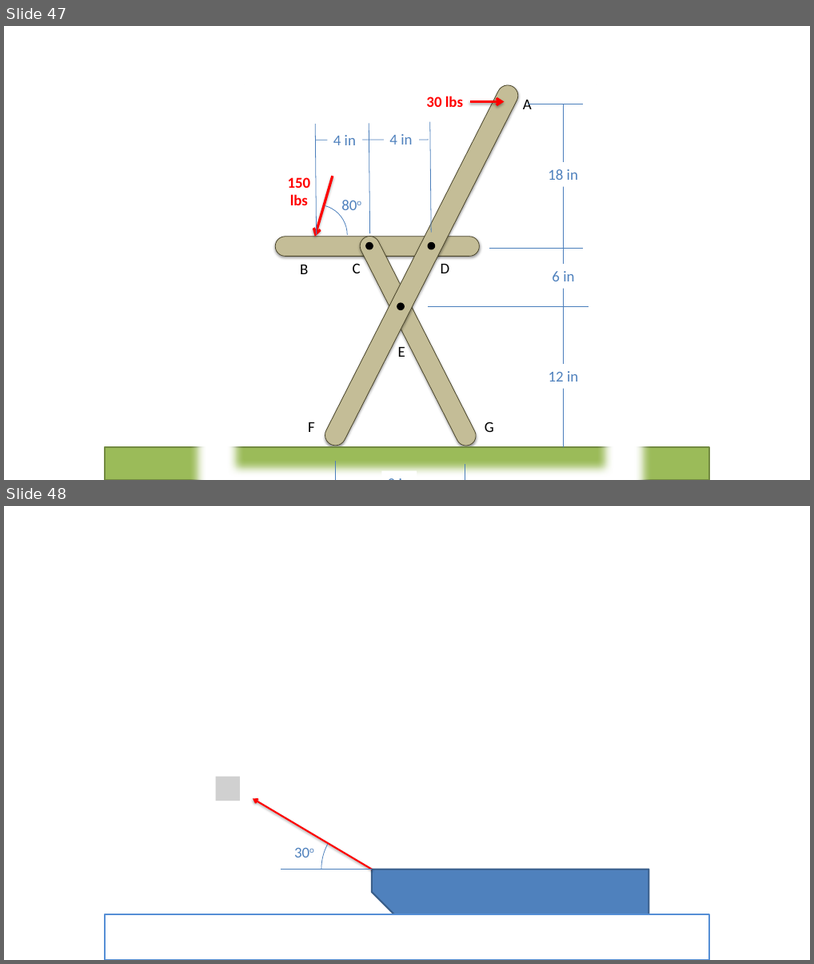
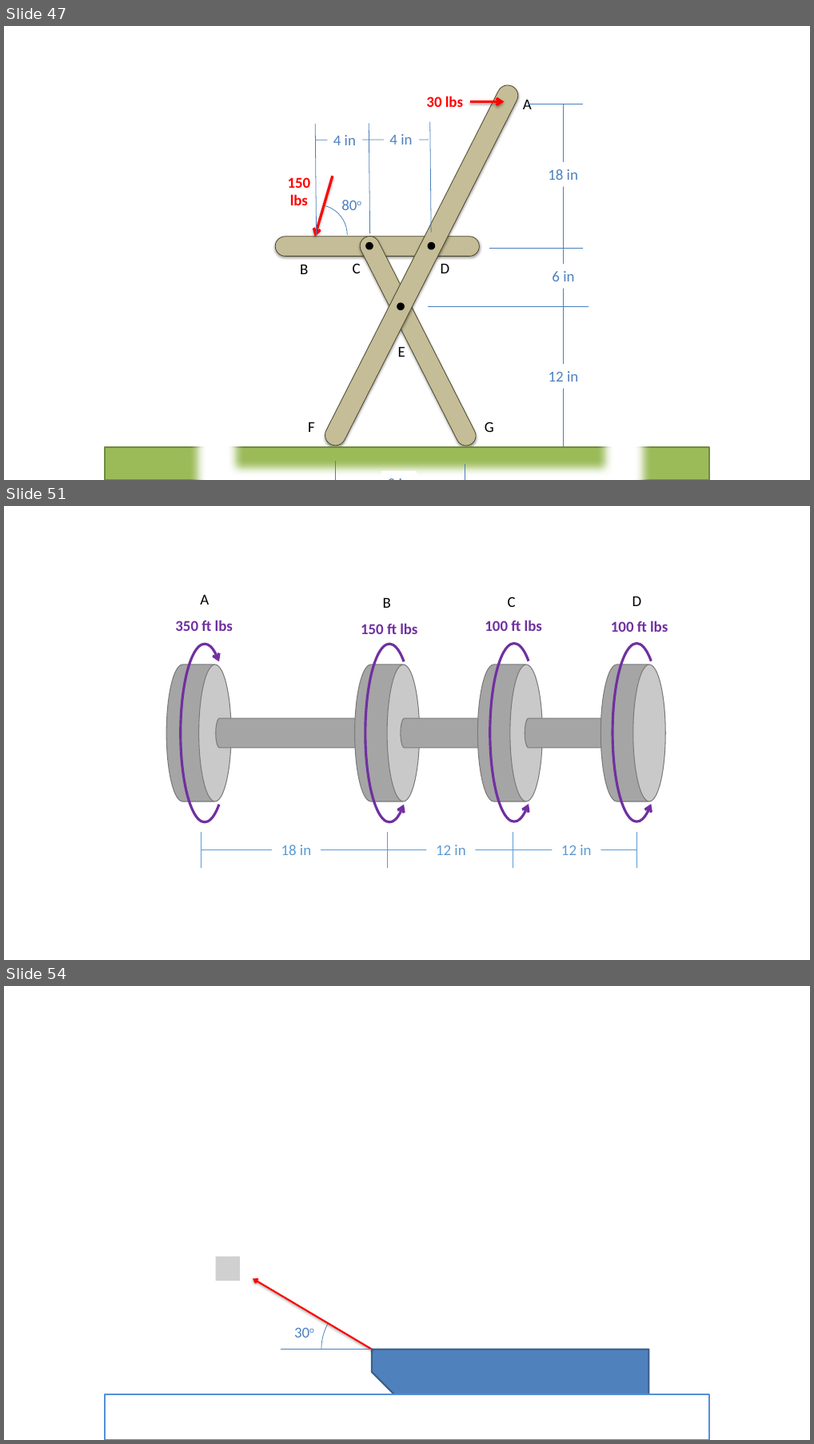
Before and after one commit to JacobMoore/mechanics_textbook, a slide deck: Homework Problems/Homework_Diagrams.pptx. Shown one above the other, each under a label of ours: slides 47 and 48 before the commit, slides 47, 51 and 54 after it; the slides between them are not shown. The pictures are 814x964 and 814x1444 pixels, drawn with LibreOffice and Linux fonts; fonts in the diff are those of the drawing; grey boxes stand for pictures. Boxes give left, top, right and bottom in pixels: in the first picture for what was removed or moved away, otherwise in the second. Text is boxed around its words. In the diff, an @@ line names an element or a change of style, - is before the commit and + after.

```diff
--- a/Homework Problems/Homework_Diagrams.pptx
+++ b/Homework Problems/Homework_Diagrams.pptx
@@ slide 51 added at (x1=4, y1=506, x2=810, y2=960), background #FFFFFF @@
@@ text added at (x1=200, y1=595, x2=209, y2=604), 18 pt, text #000000 @@
+A
@@ text added at (x1=383, y1=598, x2=391, y2=608), 18 pt, text #000000 @@
+B
@@ text added at (x1=508, y1=596, x2=516, y2=607), 18 pt, text #000000 @@
+C
@@ text added at (x1=633, y1=596, x2=642, y2=606), 18 pt, text #000000 @@
+D
@@ text added at (x1=175, y1=620, x2=233, y2=631), 18 pt, text #7030A0, bold @@
+350 ft lbs
@@ text added at (x1=361, y1=623, x2=418, y2=634), 18 pt, text #7030A0, bold @@
+150 ft lbs
@@ text added at (x1=485, y1=620, x2=542, y2=631), 18 pt, text #7030A0, bold @@
+100 ft lbs
@@ text added at (x1=611, y1=620, x2=668, y2=632), 18 pt, text #7030A0, bold @@
+100 ft lbs
@@ arc (boxed as its full ellipse) added at (x1=181, y1=644, x2=229, y2=822), outline #7030A0 3 pt @@
@@ arc (boxed as its full ellipse) added at (x1=366, y1=644, x2=414, y2=822), outline #7030A0 3 pt @@
@@ arc (boxed as its full ellipse) added at (x1=490, y1=644, x2=538, y2=821), outline #7030A0 3 pt @@
@@ arc (boxed as its full ellipse) added at (x1=613, y1=644, x2=662, y2=821), outline #7030A0 3 pt @@
@@ cylinder added at (x1=166, y1=664, x2=231, y2=801), fill #A5A5A5, outline #7A7A7A 1 pt @@
@@ cylinder added at (x1=355, y1=664, x2=420, y2=801), fill #A5A5A5, outline #7A7A7A 1 pt @@
@@ cylinder added at (x1=478, y1=664, x2=542, y2=801), fill #A5A5A5, outline #7A7A7A 1 pt @@
@@ cylinder added at (x1=602, y1=664, x2=666, y2=801), fill #A5A5A5, outline #7A7A7A 1 pt @@
@@ cylinder added at (x1=216, y1=718, x2=377, y2=748), fill #A5A5A5, outline #7A7A7A 1 pt @@
@@ cylinder added at (x1=401, y1=718, x2=498, y2=748), fill #A5A5A5, outline #7A7A7A 1 pt @@
@@ cylinder added at (x1=525, y1=718, x2=623, y2=748), fill #A5A5A5, outline #7A7A7A 1 pt @@
@@ line added from (202, 832) to (202, 868), #5B9BD5 0.5 pt @@
@@ line added from (387, 832) to (387, 868), #5B9BD5 0.5 pt @@
@@ line added from (514, 832) to (514, 868), #5B9BD5 0.5 pt @@
@@ line added from (638, 832) to (638, 868), #5B9BD5 0.5 pt @@
@@ line added from (638, 850) to (202, 850), #5B9BD5 0.5 pt @@
@@ text added at (x1=282, y1=844, x2=311, y2=855), 18 pt, text #5B9BD5 @@
+18 in
@@ text added at (x1=436, y1=844, x2=466, y2=855), 18 pt, text #5B9BD5 @@
+12 in
@@ text added at (x1=562, y1=844, x2=591, y2=855), 18 pt, text #5B9BD5 @@
+12 in
@@ what was slide 48 is now slide 54 @@
```
Also in this commit, not shown: 5 other slides added, 21 other files.
